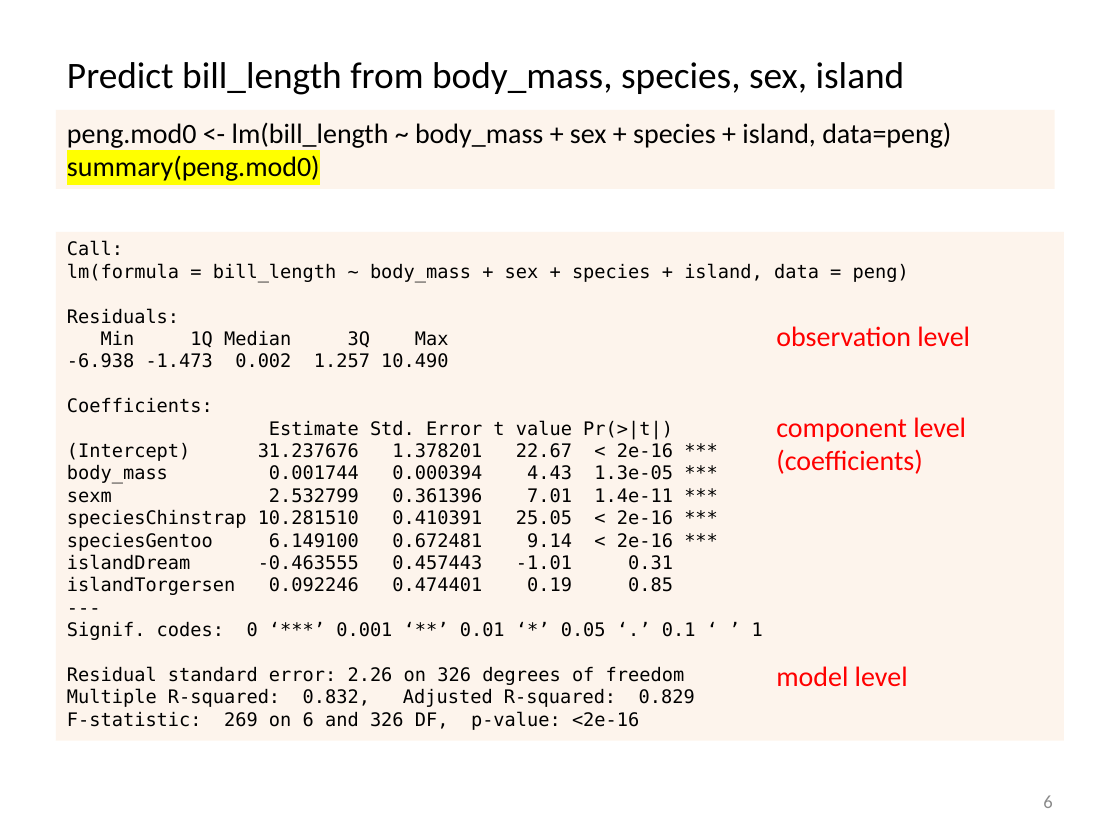
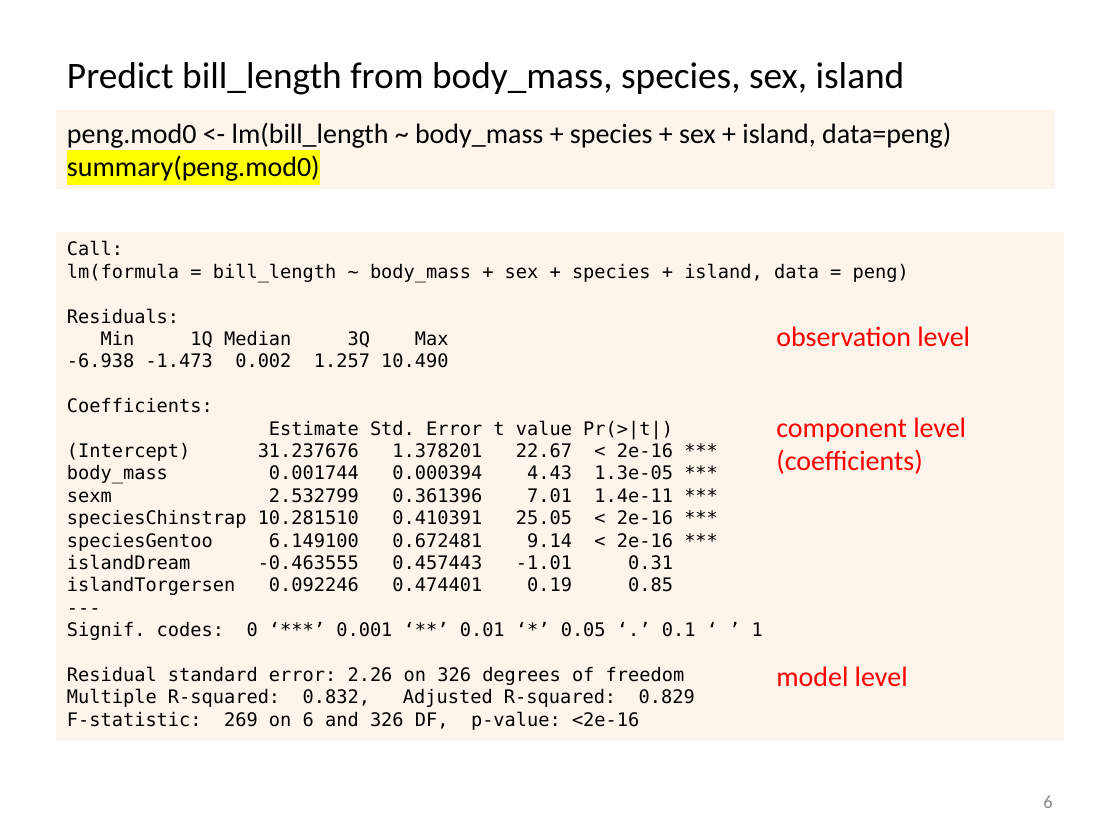
Before and after one commit to friendly/VisMLM-course, a slide deck: slide 6 of lectures/lecture3.pptx. Drawn at 1120x840 pixels with LibreOffice and Linux fonts; fonts in the diff are those of the drawing. Boxes give left, top, right and bottom in pixels: in the first picture for what was removed or moved away, otherwise in the second. Text is boxed around its words. In the diff, an @@ line names an element or a change of style, - is before the commit and + after.

Commit message:
work on lectures

```diff
--- a/lectures/lecture3.pptx
+++ b/lectures/lecture3.pptx
@@ text in rectangle at [67, 122, 951, 148]: text changed @@
-peng.mod0 <- lm(bill_length ~ body_mass + sex + species + island, data=peng)
+peng.mod0 <- lm(bill_length ~ body_mass + species + sex + island, data=peng)
```
Also in this commit, not shown: 8 other slides changed, 8 slides added, 51 other files.
